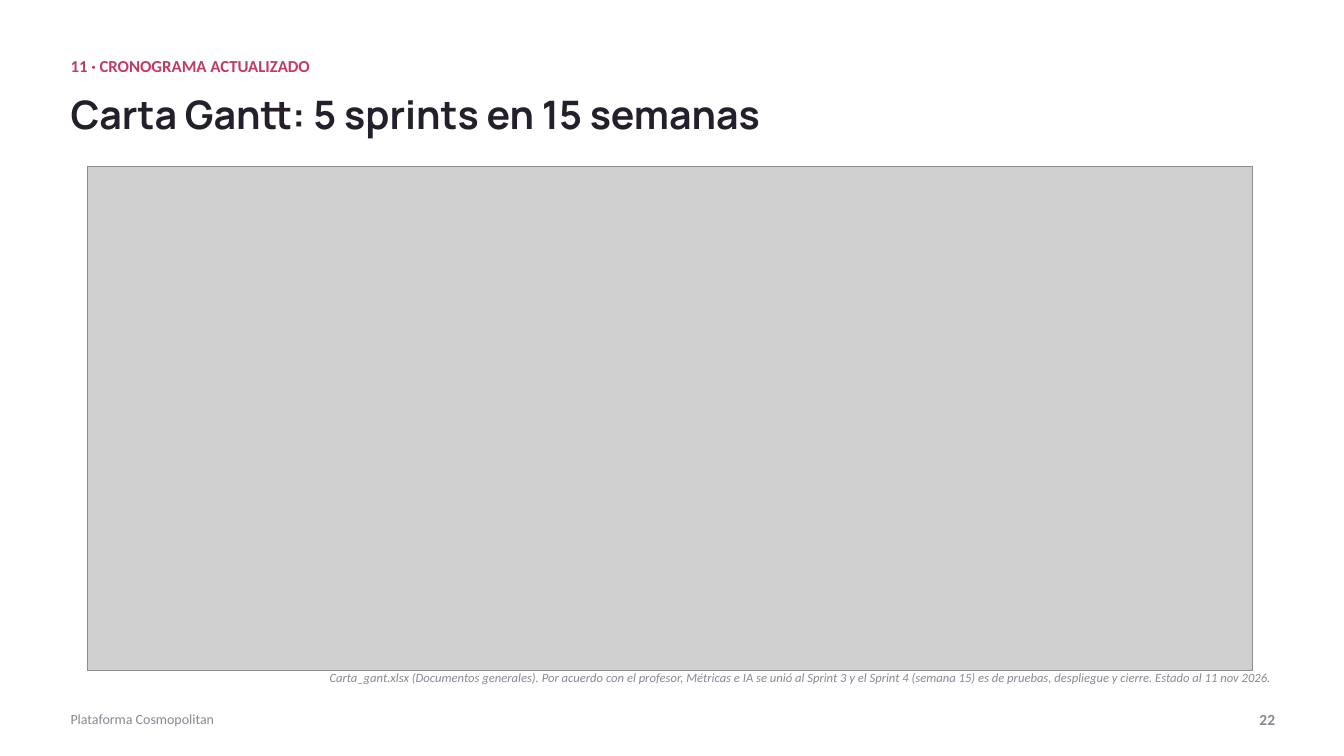
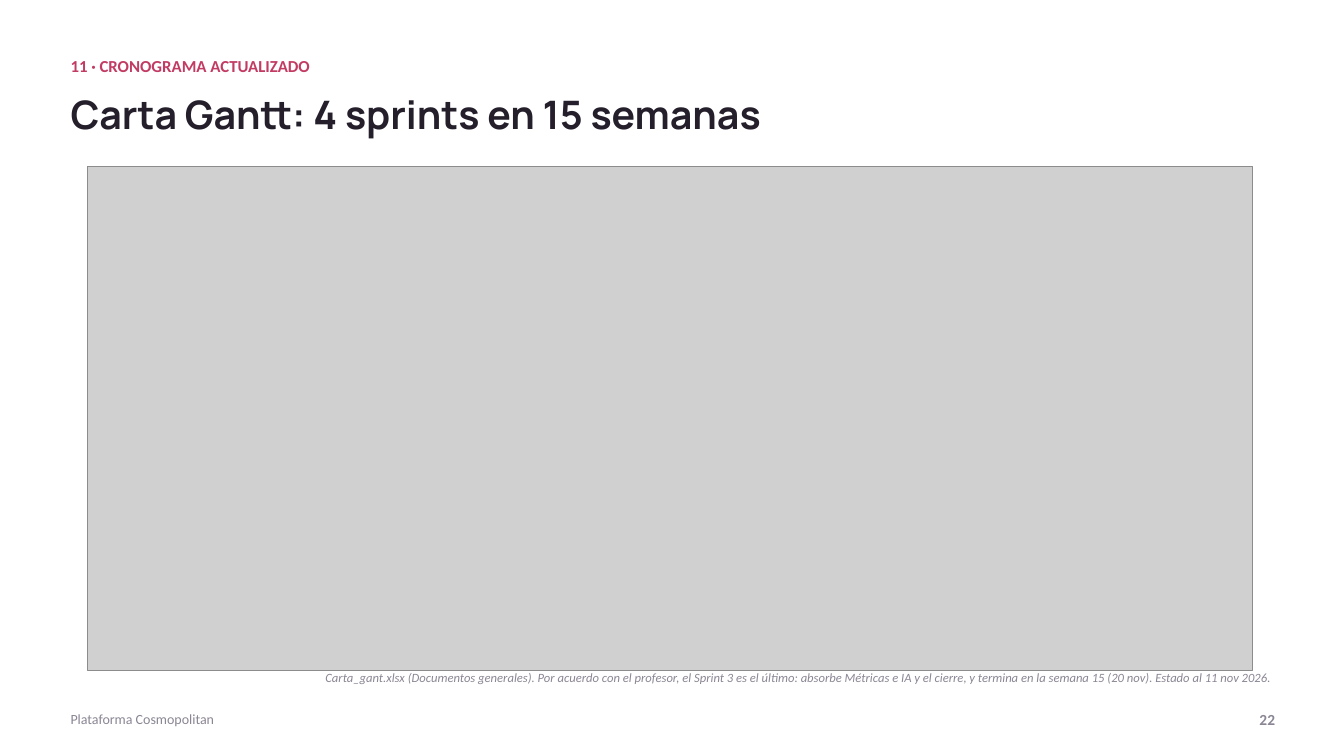
Before and after one commit to ChristianCuadra/capstone, a slide deck: slide 22 of Fase 2/Evidencias Proyecto/Presentación Proyecto.pptx. Drawn at 1344x756 pixels with LibreOffice and Linux fonts; fonts in the diff are those of the drawing; grey boxes stand for pictures. Boxes give left, top, right and bottom in pixels: in the first picture for what was removed or moved away, otherwise in the second. Text is boxed around its words. In the diff, an @@ line names an element or a change of style, - is before the commit and + after.

Commit message:
Proyecto en 4 sprints: el Sprint 3 es el último (26 oct al 20 nov, 121 pts) y absorbe métricas e IA y el cierre; PC-MET-02 descartada

```diff
--- a/Fase 2/Evidencias Proyecto/Presentación Proyecto.pptx
+++ b/Fase 2/Evidencias Proyecto/Presentación Proyecto.pptx
@@ text at (71,100,761,139): text changed @@
-Carta Gantt: 5 sprints en 15 semanas
+Carta Gantt: 4 sprints en 15 semanas
@@ text at (325,673,1271,684): text changed @@
-Carta_gant.xlsx (Documentos generales). Por acuerdo con el profesor, Métricas e IA se unió al Sprint 3 y el Sprint 4 (semana 15) es de pruebas, despliegue y cierre. Estado al 11 nov 2026.
+Carta_gant.xlsx (Documentos generales). Por acuerdo con el profesor, el Sprint 3 es el último: absorbe Métricas e IA y el cierre, y termina en la semana 15 (20 nov). Estado al 11 nov 2026.
```
Also in this commit, not shown: 4 other slides changed, 10 other files.
